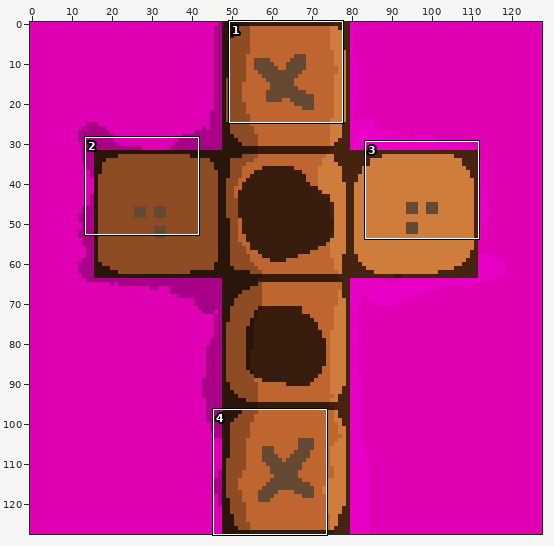
Sprite sheet -- models/cube4.png. Above: a wide view before the commit, with the close-up outlined.
Close-up. Before the edit:
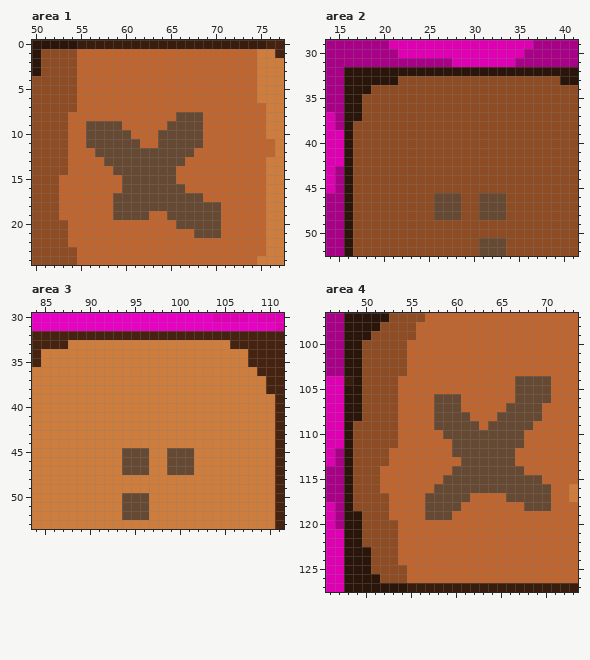
The file is 128x128 pixels. Colours within 5 levels of each other are drawn and written as one. Shown: area 1: x 50..77, y 0..24; area 2: x 14..41, y 29..52; area 3: x 84..111, y 30..53; area 4: x 46..73, y 97..127.
New version:
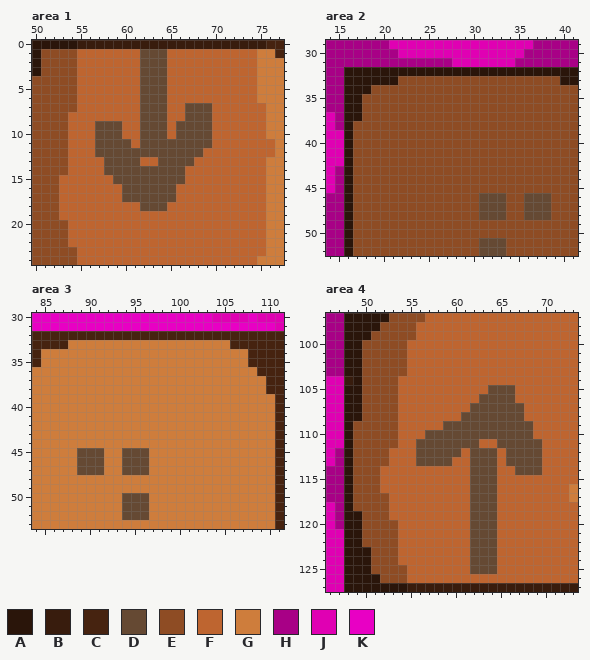
Palette (. is transparent): A #2a150a  B #381c0d  C #462310  D #654933  E #8e4c24  F #be6530  G #ce7d3c  H #a80086  J #e000b3  K #e800c4
Edits made:
Changed rows in their new state; - is an unchanged pixel.
Area 1:
first column x 56:
 1 ------DDD------
 2 ------DDD------
 3 ------DDD------
 4 ------DDD------
 5 ------DDD------
 6 ------DDD------
 7 ------DDD--DDD-
 8 ------DDD-F--D-
 9 F-----DDDF---D-
10 F---F-DD-F---D-
11 F----FDD-----D-
12 ------------D--
13 ------FF---D---
14 --D-------D----
15 ---D------D----
16 ----------F----
17 ---F------FFF--
18 ---FFF---FFFFFF
19 ---FFFF--FFFFFF
20 ----------FFFFF
21 ------------FFF
Area 2:
first column x 26:
46 EEE-------DDD
47 EEE-------DDD
48 EEE-------DDD
Area 3:
first column x 89:
45 DDD-------GGG
46 DDD-------GGG
47 DDD-------GGG
Area 4:
first column x 56:
104 -----------FFFF
105 --------DDDFFFF
106 --FFF--DDDDFFFF
107 --FFF-DDDD--FF-
108 --FFF-DDD---FF-
109 --F----D-------
110 -DD---------D--
111 DDDD---FF---DD-
112 DDDD-F---F-DDD-
113 DDDD-F---F-DDD-
114 ----FF---FF-DD-
115 ---FFF---FFFFF-
116 --FFFF---FFFFFF
117 -FFFFFDDD-FFFFF
118 -FFFF-DDD---FFF
119 -FFF--DDD------
120 ------DDD------
121 ------DDD------
122 ------DDD------
123 ------DDD------
124 ------DDD------
125 ------DDD------
Changed places in both close-ups, as pixel boxes (x1, y1, x2, y2):
changed: (86, 49, 221, 238)
changed: (434, 193, 461, 220)
changed: (524, 193, 551, 220)
changed: (77, 448, 104, 475)
changed: (167, 448, 194, 475)
changed: (416, 376, 551, 574)
